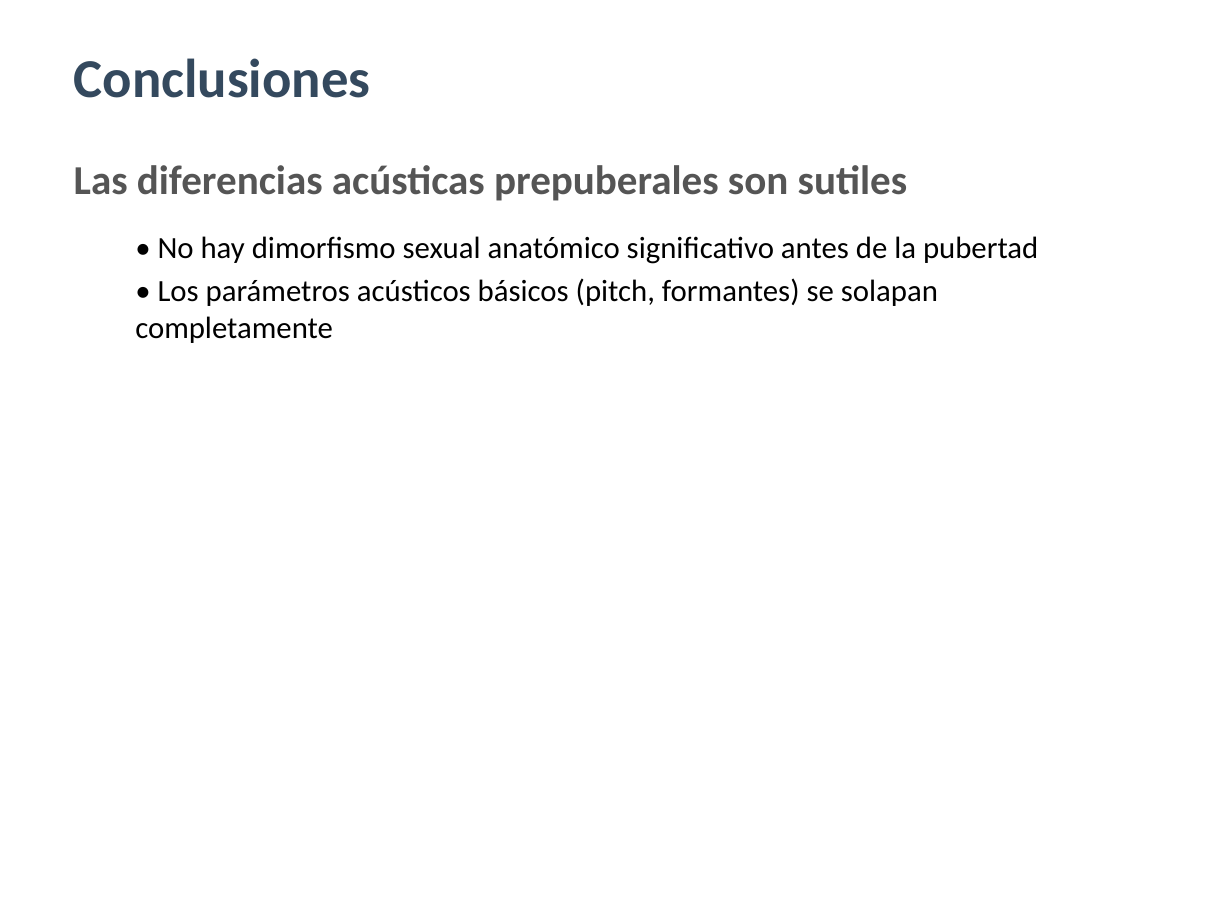
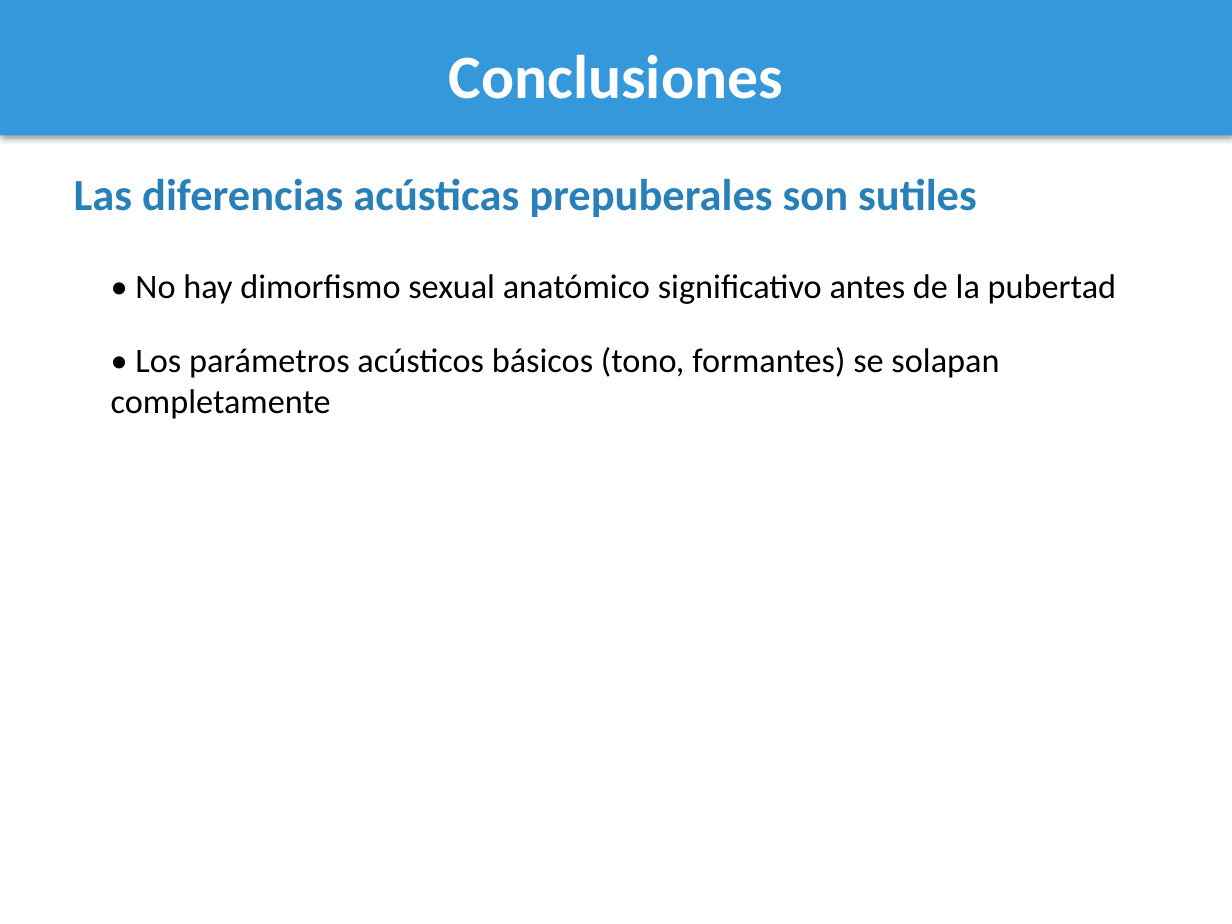
Before and after one commit to maquemmados/vozvozvoz, a slide deck: slide 17 of presentacion.pptx (slide 18 before the commit). Drawn at 1232x924 pixels with LibreOffice and Linux fonts; fonts in the diff are those of the drawing. Boxes give left, top, right and bottom in pixels: in the first picture for what was removed or moved away, otherwise in the second. Text is boxed around its words. In the diff, an @@ line names an element or a change of style, - is before the commit and + after.

```diff
--- a/presentacion.pptx
+++ b/presentacion.pptx
@@ rectangle added at (0, 0, 1232, 136), fill #3498DB @@
@@ text "Conclusiones": place and size @@
-text "Conclusiones" at (74, 58, 371, 98)
+text "Conclusiones" at (449, 54, 783, 99)
@@ text "Conclusiones" at (449, 54, 783, 99): size 32 to 36 pt, text colour #34495E to #FFFFFF; alignment left to centre @@
@@ text "Las diferencias acústicas prepuberales son ...": place and size @@
-text "Las diferencias acústicas prepuberales son ..." at (74, 165, 907, 201)
+text "Las diferencias acústicas prepuberales son ..." at (74, 178, 977, 217)
@@ text "Las diferencias acústicas prepuberales son ..." at (74, 178, 977, 217): size 24 to 26 pt, text colour #555555 to #2980B9 @@
@@ text "• No hay dimorfismo sexual ...": place and size @@
-text "• No hay dimorfismo sexual ..." at (158, 236, 1038, 264)
+text "• No hay dimorfismo sexual ..." at (135, 274, 1116, 304)
@@ text "• No hay dimorfismo sexual ..." at (135, 274, 1116, 304): size 18 to 20 pt @@
@@ text at (111, 347, 999, 419): text changed; size 18 to 20 pt @@
-• Los parámetros acústicos básicos (pitch, formantes) se solapan completamente
+• Los parámetros acústicos básicos (tono, formantes) se solapan completamente
```
Also in this commit, not shown: 19 other slides changed, 1 slide added, 3 slides removed, 1 other file.
